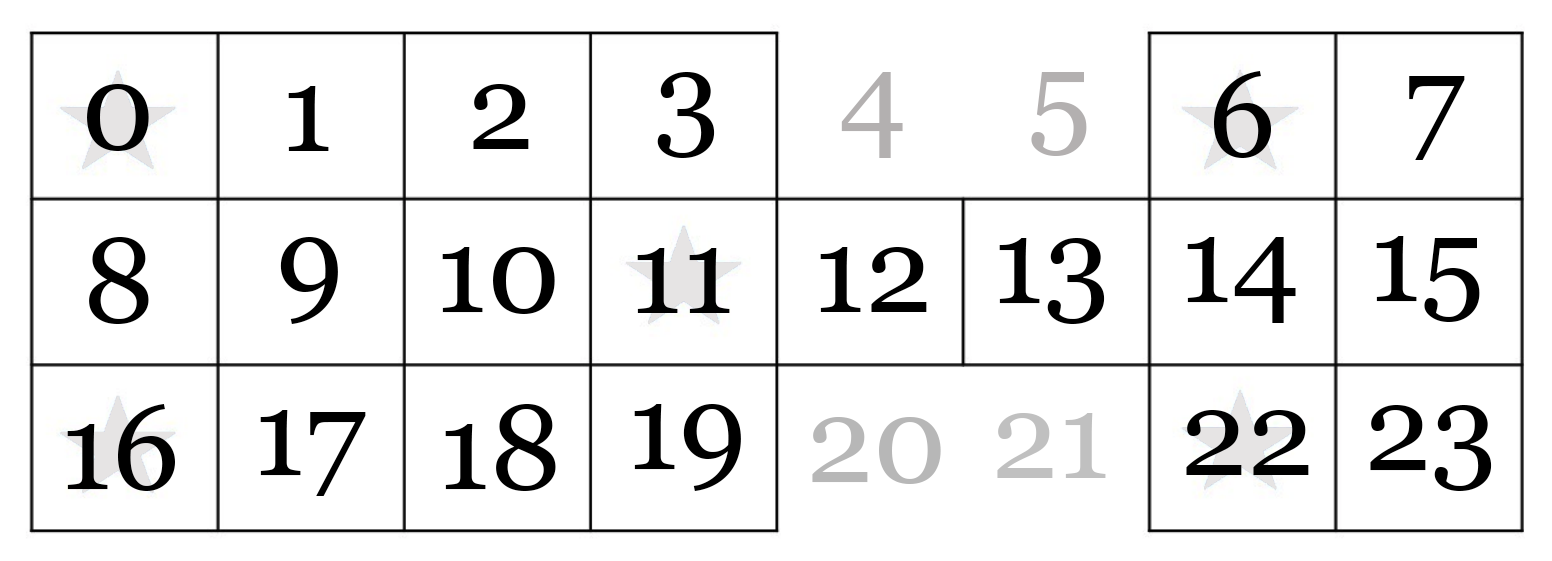
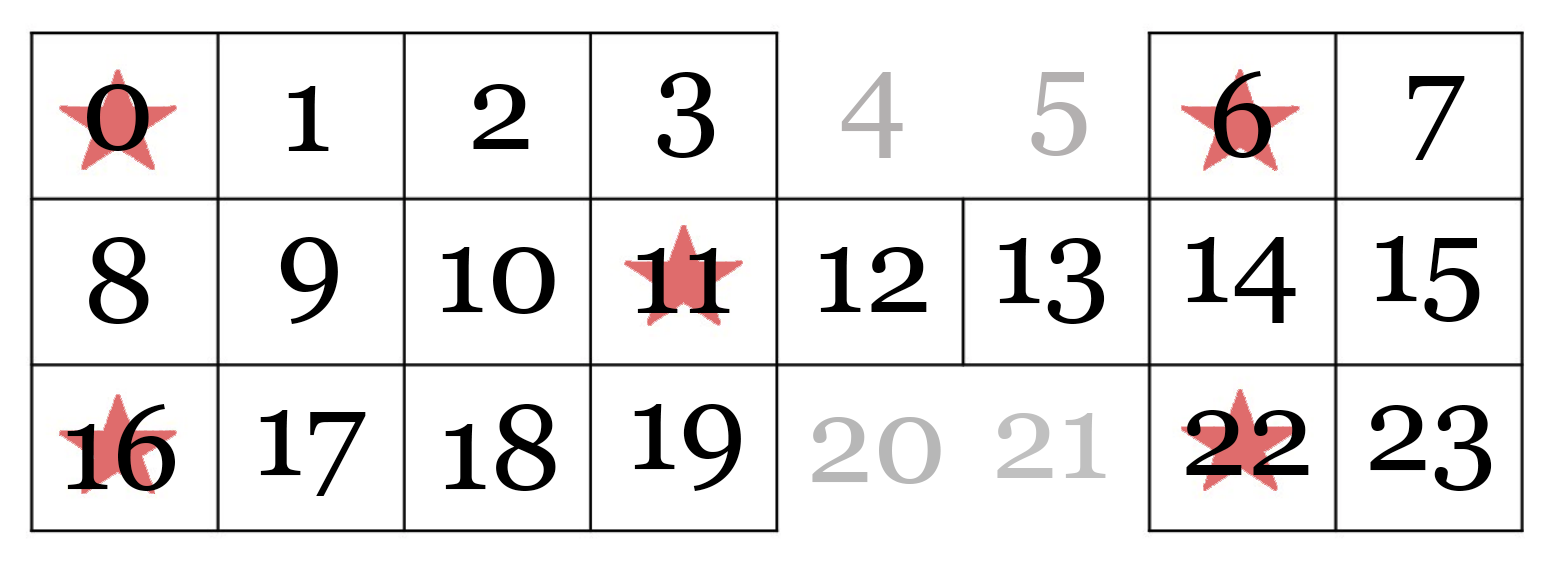
Revision of a layered 1552 x 561 image; what changed, layer by layer:
painted on "Layer 1" over [59, 69, 1300, 494]
